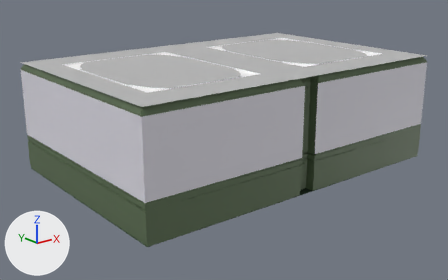
Two versions of the Blender file CINEMA/CINEMA.blend, one commit apart.
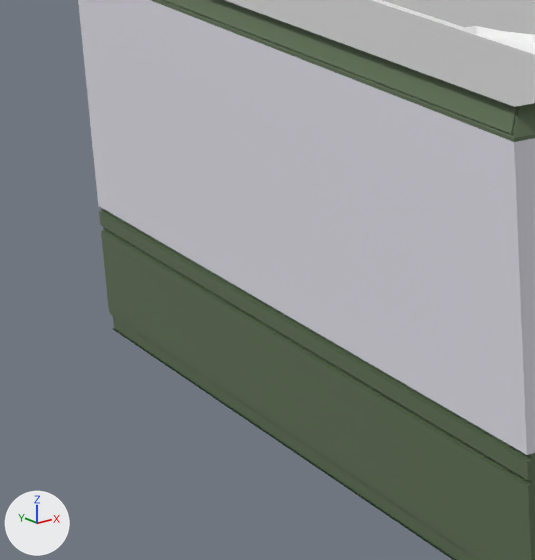
Each version is shown whole from a 50 mm lens placed at (-19.05, -23.33, 10.58), pointed at (-0.46, -0.1, 1.29), then close up on the part from 0% to 33% of the width and 28% to 83% of the height. The axes (+X, +Y, +Z) are drawn at lower left. The lights are the same throughout. The older version's two pictures come first.

Objects in the first close-up: 'Ceiling', 'Floor', 'WallBase'.
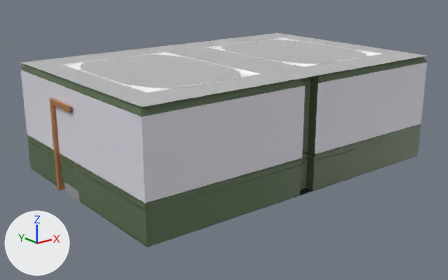
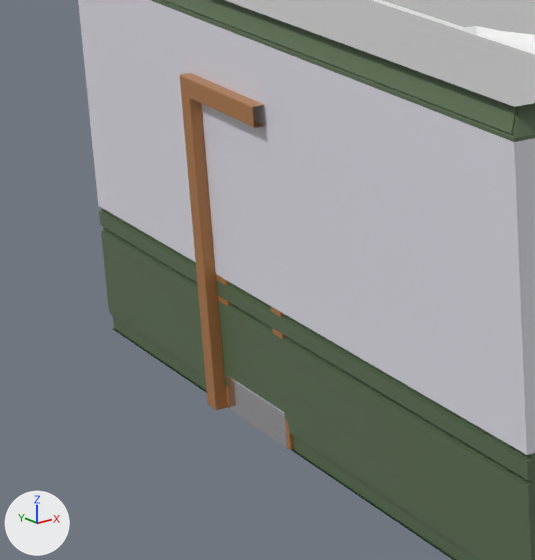
Changed parts and their boxes [x1, y1, x2, y2] in the close-ups (535 x 560 px):
'MainDoor.001', added (brown): after [180, 73, 265, 410]
'Cube.003', added: after [227, 376, 287, 448]
'MainDoor', added: after [216, 275, 294, 450]

What changed in the scene script:
```text
Add me_cube_025:
    me_cube_025.from_pydata([(-0.1, 0.0, 4.0), (-0.1, 1.75, 4.0), (-0.1, 1.75, 0.0), (0.1, 1.75, 4.0), (0.1, 1.75, 0.0), (0.1, 0.0, 4.0), (-0.1, 0.0, 4.25), (-0.1, 2.0, 4.25), (-0.1, 2.0, 0.0), (0.1, 2.0, 0.0), (0.1, 2.0, 4.25), (0.1, 0.0, 4.25)], [], [(2, 4, 3, 1), (3, 5, 0, 1), (8, 7, 10, 9), (10, 7, 6, 11), (1, 0, 6, 7), (5, 3, 10, 11), (2, 1, 7, 8), (3, 4, 9, 10), (4, 2, 8, 9)])
    me_cube_025.materials.append(mat_chair_leather_cognac)  # brown #ad7645
Add me_cube_023:
    me_cube_023.from_pydata(...)  # a box spanning x -0.11..0.11, y 0.09..1.67, z -0.01..0.47
    me_cube_023.materials.append(mat_chair_chrome_frame)  # white #ededf1
Add me_cube_021:
    me_cube_021.from_pydata(...)  # 24 vertices, 18 faces; spans x -0.1..0.1, y 0.0..1.75, z 0.0..4.0
    me_cube_021.materials.append(mat_chair_leather_cognac)  # brown #ad7645
Add ob_maindoor_001:
    ob_maindoor_001 = bpy.data.objects.new('MainDoor.001', me_cube_025)
    ob_maindoor_001.location = (-8.26, 0.0, 0.0)
    ob_maindoor_001.scale = (2.5, 1.0, 1.0)
    _m = ob_maindoor_001.modifiers.new('Bevel', 'BEVEL')
    _m.width = 0.01
    _m.width_pct = 0.01
    _m.segments = 3
    _m.limit_method = 'NONE'
Add ob_cube_003:
    ob_cube_003 = bpy.data.objects.new('Cube.003', me_cube_023)
    ob_cube_003.location = (-8.26, 0.0, 0.0)
    _m = ob_cube_003.modifiers.new('Bevel', 'BEVEL')
    _m.width = 0.02
    _m.width_pct = 0.02
    _m.segments = 3
    _m.limit_method = 'NONE'
Add ob_maindoor:
    ob_maindoor = bpy.data.objects.new('MainDoor', me_cube_021)
    ob_maindoor.location = (-8.26, 0.0, 0.0)
    _m = ob_maindoor.modifiers.new('Bevel', 'BEVEL')
    _m.width = 0.02
    _m.width_pct = 0.02
    _m.segments = 3
```
